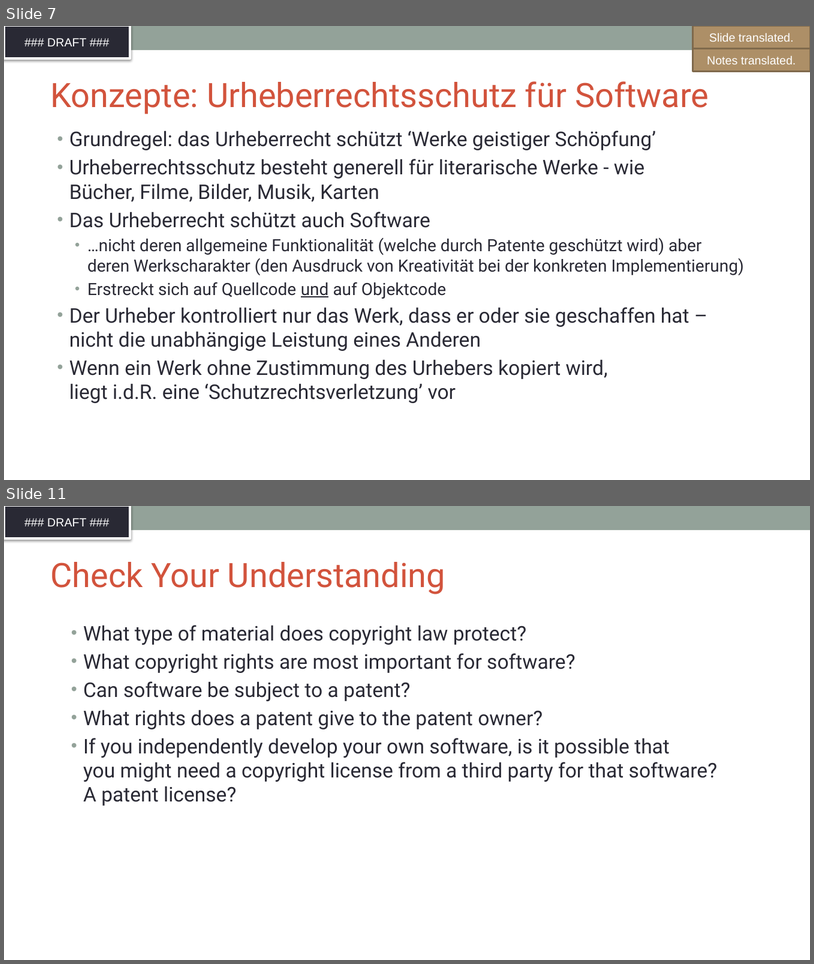
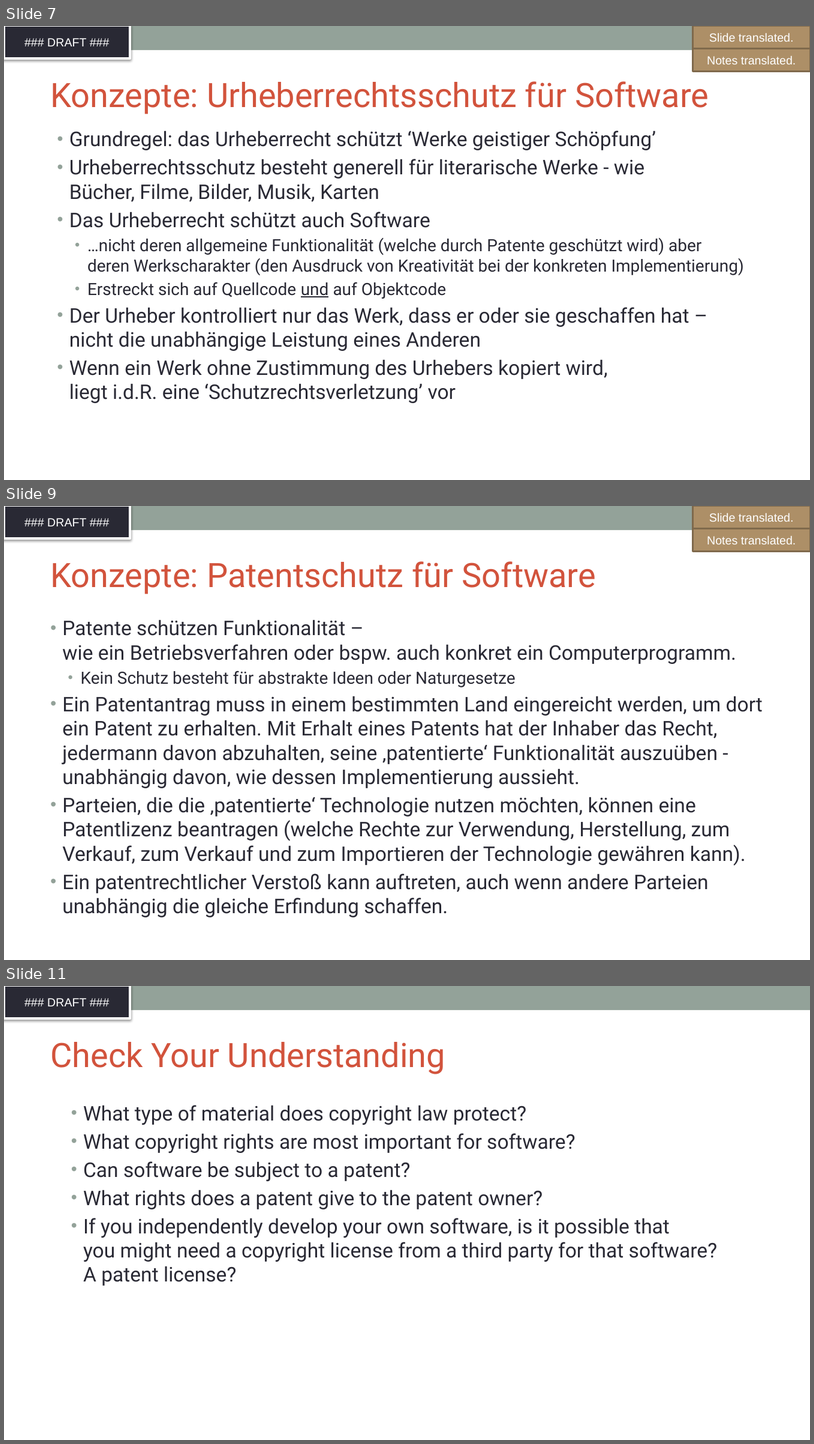
Before and after one commit to SThanheiser/curriculum, a slide deck: translation-DE/slides/DFT_openchain-curriculum-for-1-1_GER.pptx. Shown one above the other, each under a label of ours: slides 7 and 11 before the commit, slides 7, 9 and 11 after it; the slides between them are not shown. The pictures are 814x964 and 814x1444 pixels, drawn with LibreOffice and Linux fonts; fonts in the diff are those of the drawing; background and template pictures are left out. Boxes give left, top, right and bottom in pixels: in the first picture for what was removed or moved away, otherwise in the second. Text is boxed around its words. In the diff, an @@ line names an element or a change of style, - is before the commit and + after.

Commit message:
added translation for slide 8,9,10

```diff
--- a/translation-DE/slides/DFT_openchain-curriculum-for-1-1_GER.pptx
+++ b/translation-DE/slides/DFT_openchain-curriculum-for-1-1_GER.pptx
@@ slide 9 added at <box>4,506,810,960</box>, background #FFFFFF; not listed: 2 template elements that a slide beside it also shows @@
@@ rectangle added at <box>693,506,810,529</box>, fill #AD8F67, outline #806A4C 2 pt, 14 pt, text #FFFFFF @@
+Slide translated.
@@ rectangle added at <box>693,528,810,552</box>, fill #AD8F67, outline #806A4C 2 pt, 14 pt, text #FFFFFF @@
+Notes translated.
@@ title added at <box>50,561,596,594</box>, 40 pt, text #D2533C @@
+Konzepte: Patentschutz für Software
@@ text added at <box>62,619,763,917</box>, 24 pt, text #292934 @@
+• Patente schützen Funktionalität –
+  wie ein Betriebsverfahren oder bspw. auch konkret ein Computerprogramm.
+  • Kein Schutz besteht für abstrakte Ideen oder Naturgesetze
+• Ein Patentantrag muss in einem bestimmten Land eingereicht werden, um dort ein Patent zu erhalten. Mit Erhalt eines Patents hat der Inhaber das Recht, jedermann davon abzuhalten, seine ‚patentierte‘ Funktionalität auszuüben - unabhängig davon, wie dessen Implementierung aussieht.
+• Parteien, die die ‚patentierte‘ Technologie nutzen möchten, können eine Patentlizenz beantragen (welche Rechte zur Verwendung, Herstellung, zum Verkauf, zum Verkauf und zum Importieren der Technologie gewähren kann).
+• Ein patentrechtlicher Verstoß kann auftreten, auch wenn andere Parteien unabhängig die gleiche Erfindung schaffen.
```
Also in this commit, not shown: 2 other slides added, 3 slides removed.
